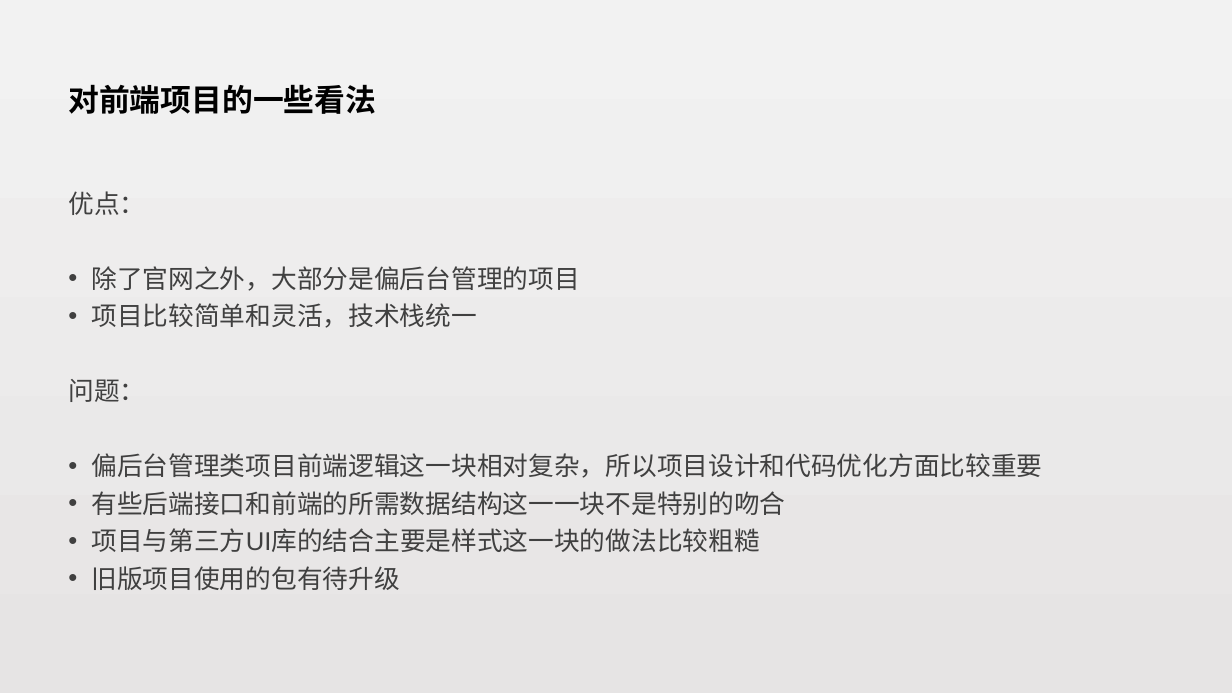
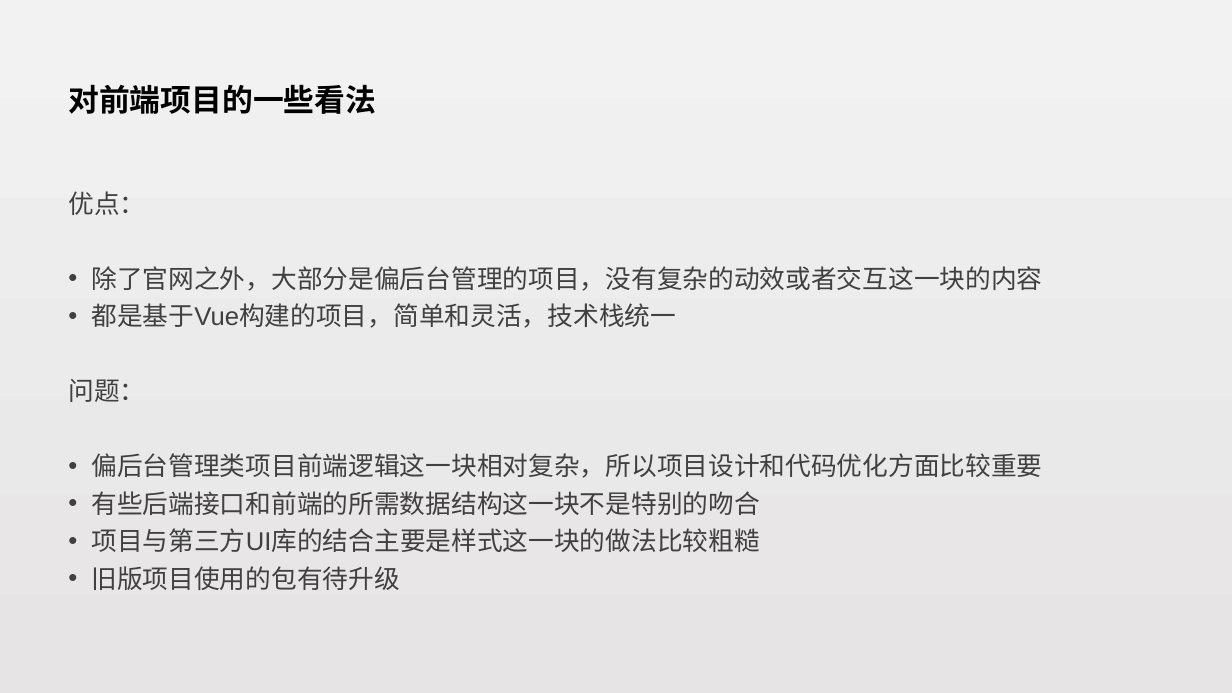
Before and after one commit to zepang/Rx_note, a slide deck: slide 20 of 赖泽海-试用期工作总结.pptx. Drawn at 1232x693 pixels with LibreOffice and Linux fonts; fonts in the diff are those of the drawing. Boxes give left, top, right and bottom in pixels: in the first picture for what was removed or moved away, otherwise in the second. Text is boxed around its words. In the diff, an @@ line names an element or a change of style, - is before the commit and + after.

```diff
--- a/赖泽海-试用期工作总结.pptx
+++ b/赖泽海-试用期工作总结.pptx
@@ text at (x1=91, y1=266, x2=1042, y2=328): text changed @@
-• 除了官网之外，大部分是偏后台管理的项目
-• 项目比较简单和灵活，技术栈统一
+• 除了官网之外，大部分是偏后台管理的项目，没有复杂的动效或者交互这一块的内容
+• 都是基于Vue构建的项目，简单和灵活，技术栈统一
@@ text at (x1=91, y1=491, x2=759, y2=515): text changed @@
-• 有些后端接口和前端的所需数据结构这一一块不是特别的吻合
+• 有些后端接口和前端的所需数据结构这一块不是特别的吻合
```
Also in this commit, not shown: 1 other slide changed, 1 other file.
